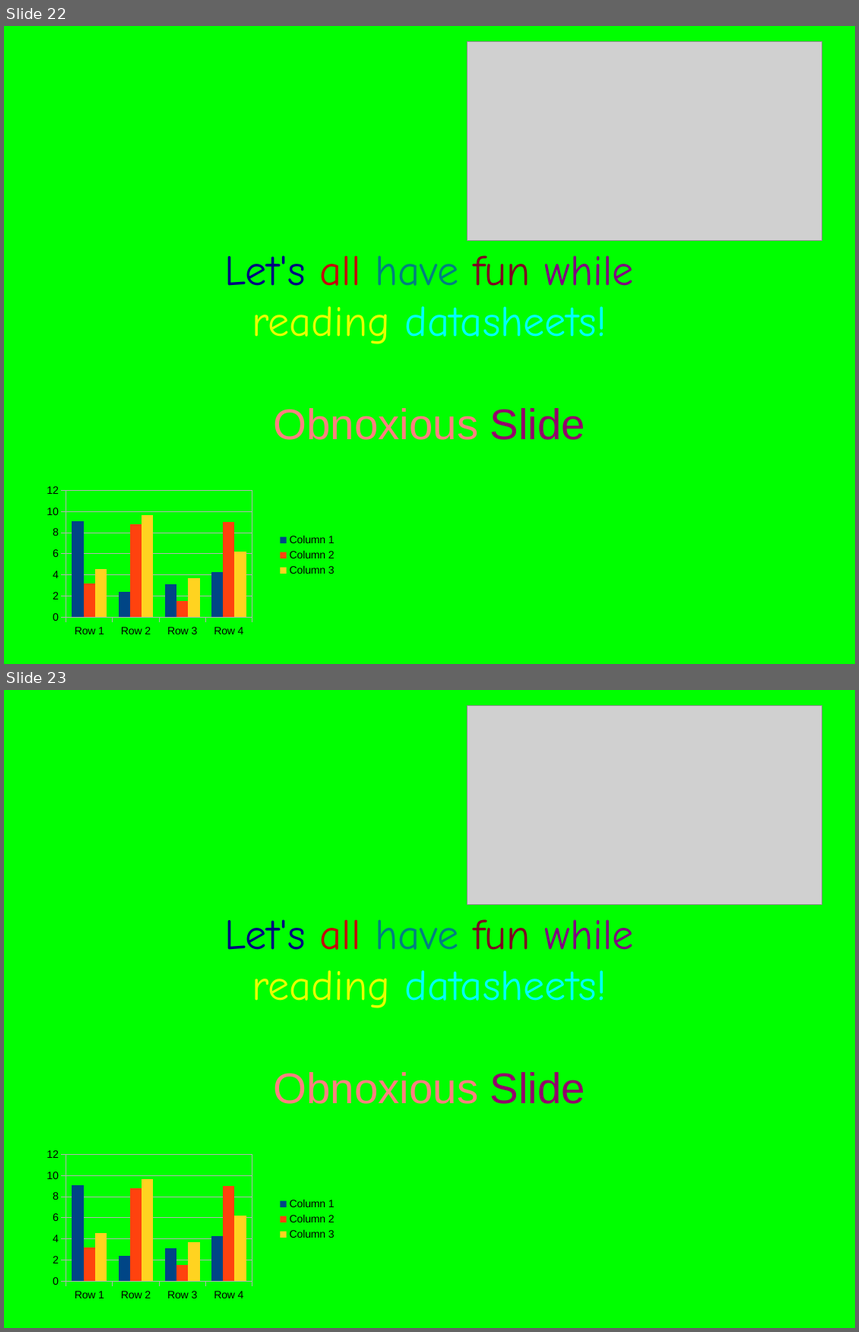
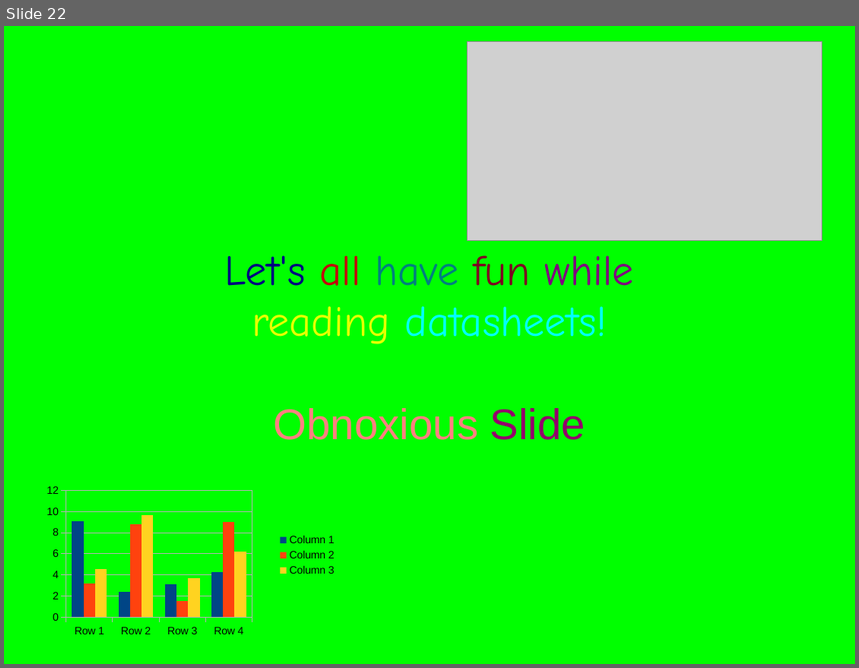
Before and after one commit to frezik/webio_pres, a slide deck: webio.odp. Shown one above the other, each under a label of ours: slides 22 and 23 before the commit, slide 22 after it. The pictures are 859x1332 and 859x668 pixels, drawn with LibreOffice and Linux fonts; fonts in the diff are those of the drawing; grey boxes stand for pictures. Boxes give left, top, right and bottom in pixels: in the first picture for what was removed or moved away, otherwise in the second. Text is boxed around its words. In the diff, an @@ line names an element or a change of style, - is before the commit and + after.

```diff
--- a/webio.odp
+++ b/webio.odp
@@ slide 23 removed at <box>4,690,855,1328</box>, background #FFFFFF @@
@@ subtitle removed at <box>4,690,855,1328</box> @@
-Let's all have fun while
-reading datasheets!
-Obnoxious Slide
@@ picture removed at <box>468,705,823,905</box> @@
@@ column chart removed at <box>40,1125,344,1314</box> @@
-categories: Row 1, Row 2, Row 3, Row 4
-Column 1: 9.1, 2.4, 3.1, 4.3
-Column 2: 3.2, 8.8, 1.5, 9
-Column 3: 4.5, 9.7, 3.7, 6.2
```
Also in this commit, not shown: 3 slides changed, 1 slide added, 2 other slides removed, 1 other file.
